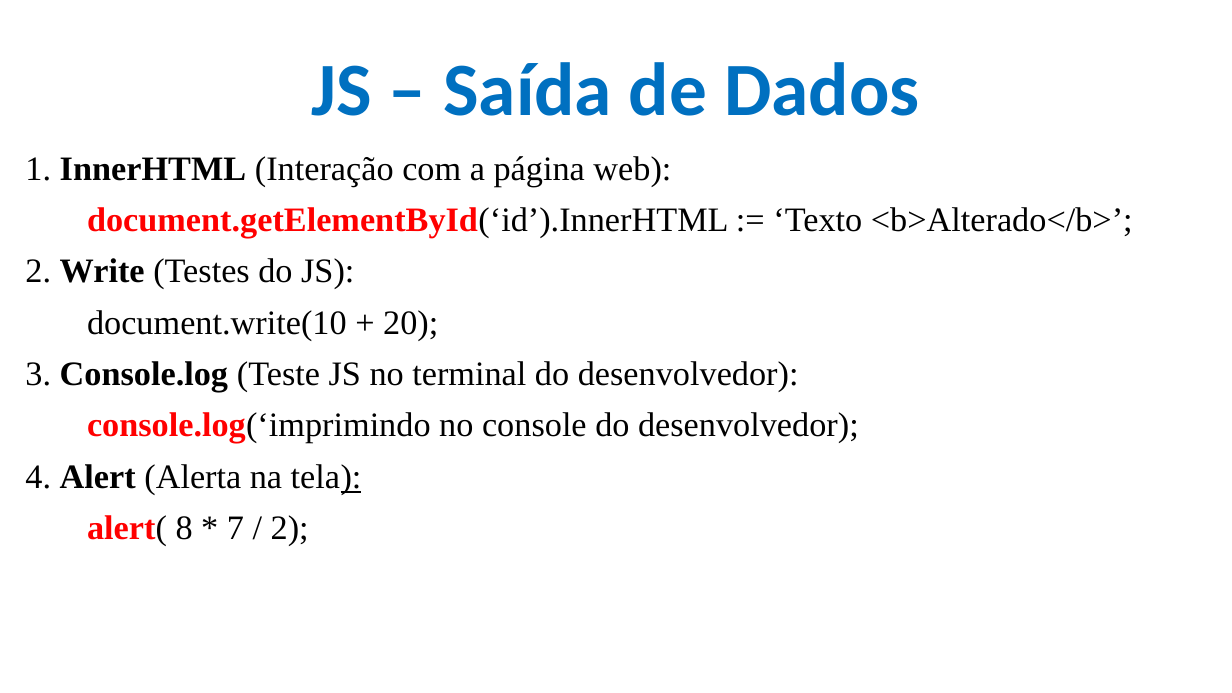
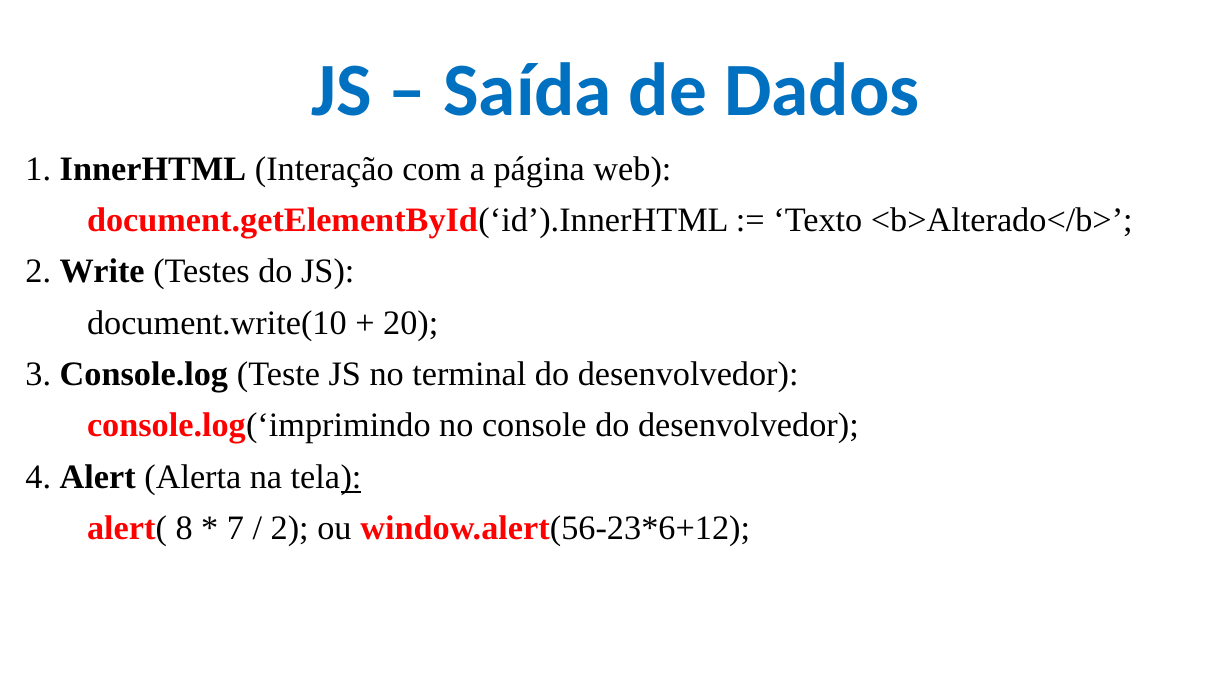
Before and after one commit to CloudEducationBrazil/WydenDesenvolvimentoWebPHP, a slide deck: slide 8 of 01 Classes/Aula 09 Desenvolvimento Web PHP - JS.pptx (slide 7 before the commit). Drawn at 1232x693 pixels with LibreOffice and Linux fonts; fonts in the diff are those of the drawing; background and template pictures are left out. Boxes give left, top, right and bottom in pixels: in the first picture for what was removed or moved away, otherwise in the second. Text is boxed around its words. In the diff, an @@ line names an element or a change of style, - is before the commit and + after.

```diff
--- a/01 Classes/Aula 09 Desenvolvimento Web PHP - JS.pptx
+++ b/01 Classes/Aula 09 Desenvolvimento Web PHP - JS.pptx
@@ text at <box>87,515,750,546</box>: text changed @@
-alert( 8 * 7 / 2);
+alert( 8 * 7 / 2); ou window.alert(56-23*6+12);
```
Also in this commit, not shown: 1 other slide changed, 2 slides added, 1 other file.
